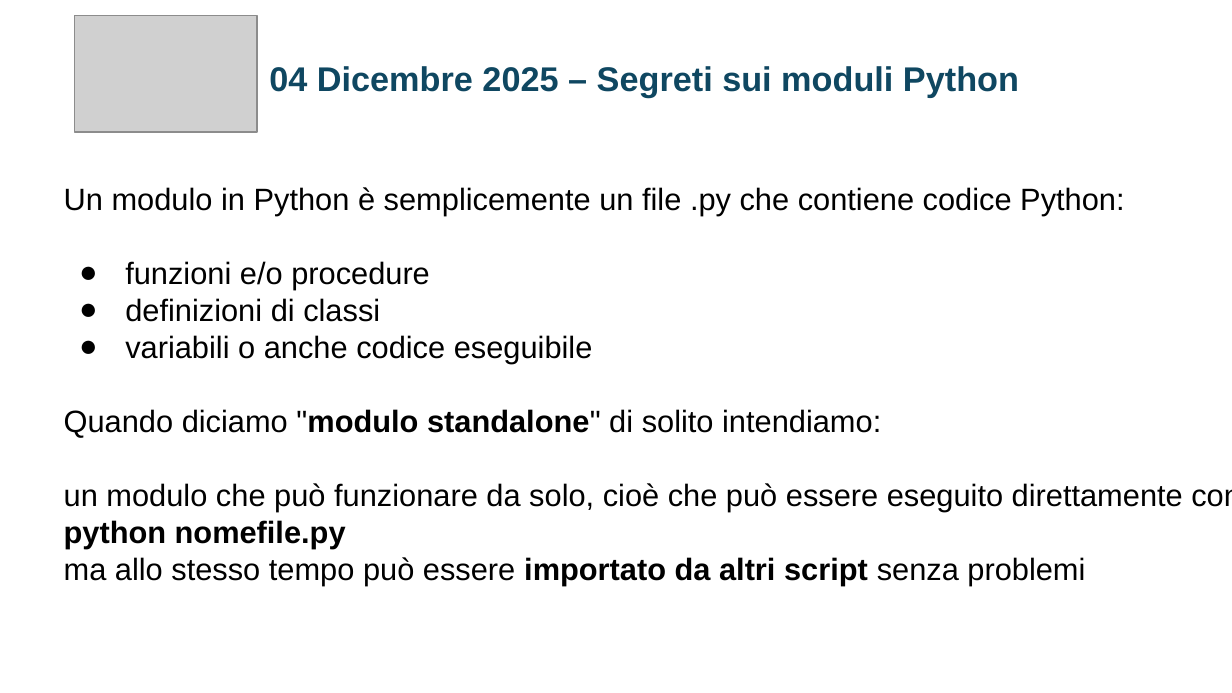
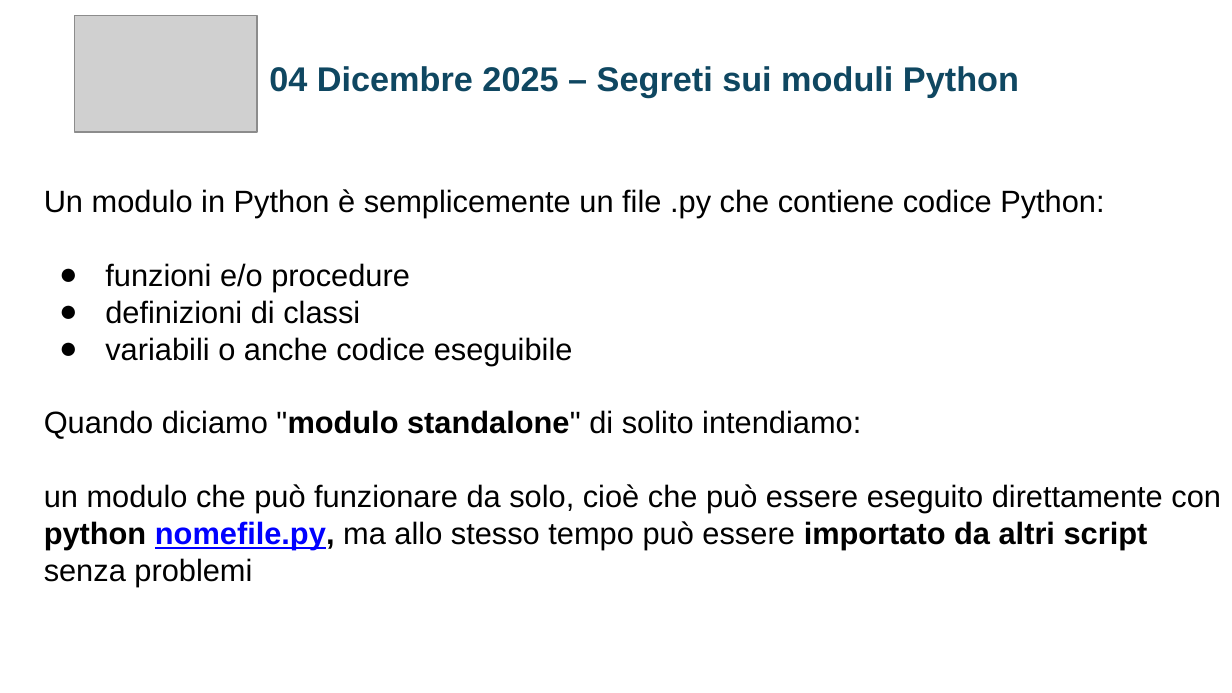
Before and after one commit to jobFrancoNet/segretiModulePython, a slide deck: slide 4 of SEGRETI_MODULI_PYTHON_FINALSLIDE.pptx. Drawn at 1232x693 pixels with LibreOffice and Linux fonts; fonts in the diff are those of the drawing; grey boxes stand for pictures. Boxes give left, top, right and bottom in pixels: in the first picture for what was removed or moved away, otherwise in the second. Text is boxed around its words. In the diff, an @@ line names an element or a change of style, - is before the commit and + after.

```diff
--- a/SEGRETI_MODULI_PYTHON_FINALSLIDE.pptx
+++ b/SEGRETI_MODULI_PYTHON_FINALSLIDE.pptx
@@ text "Un modulo in Python è ...": place and size @@
-text "Un modulo in Python è ..." at [64, 187, 1232, 585]
+text "Un modulo in Python è ..." at [44, 189, 1221, 587]
@@ text at [44, 484, 1221, 587]: text changed @@
-un modulo che può funzionare da solo, cioè che può essere eseguito direttamente con python nomefile.py
-ma allo stesso tempo può essere importato da altri script senza problemi
+un modulo che può funzionare da solo, cioè che può essere eseguito direttamente con python nomefile.py, ma allo stesso tempo può essere importato da altri script senza problemi
```
Also in this commit, not shown: 1 slide added.
